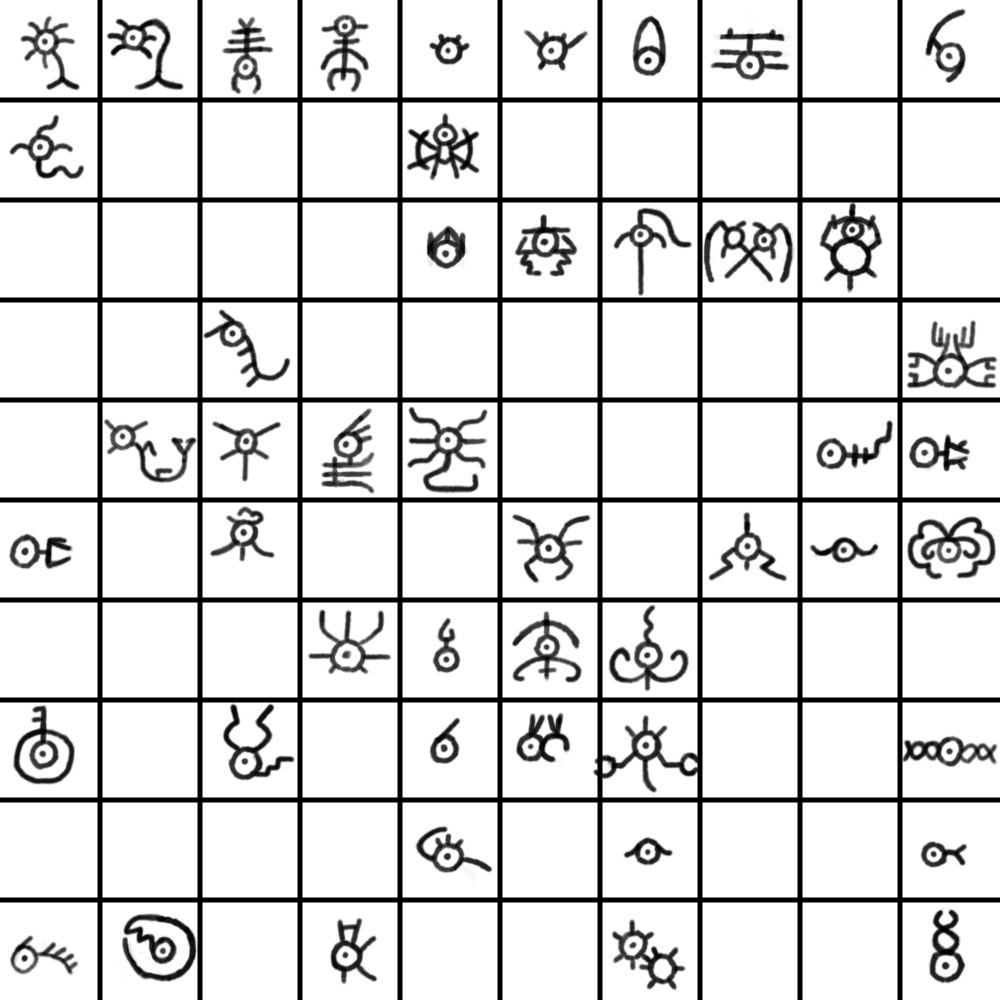
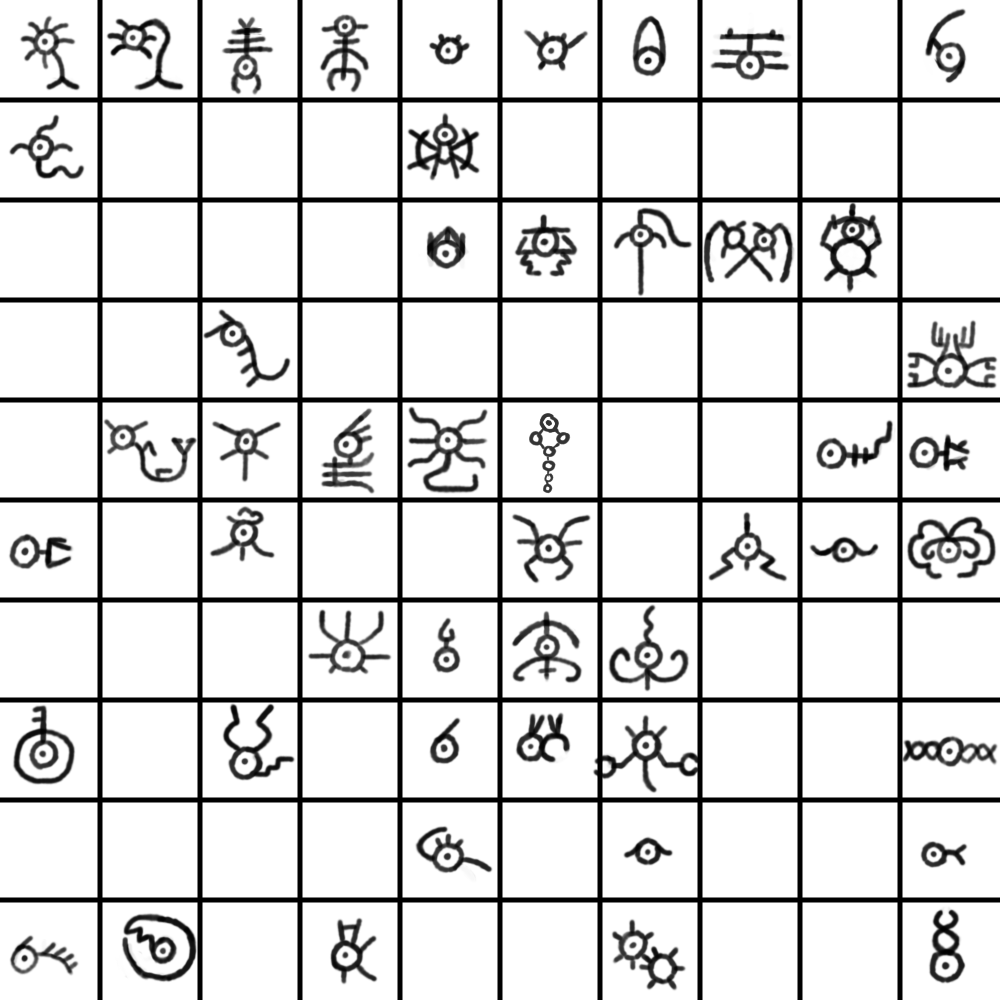
Layered file, before and after one edit (1000 x 1000). Changes by layer:
painted on "Paint Layer 1" over [529, 413, 571, 494]
